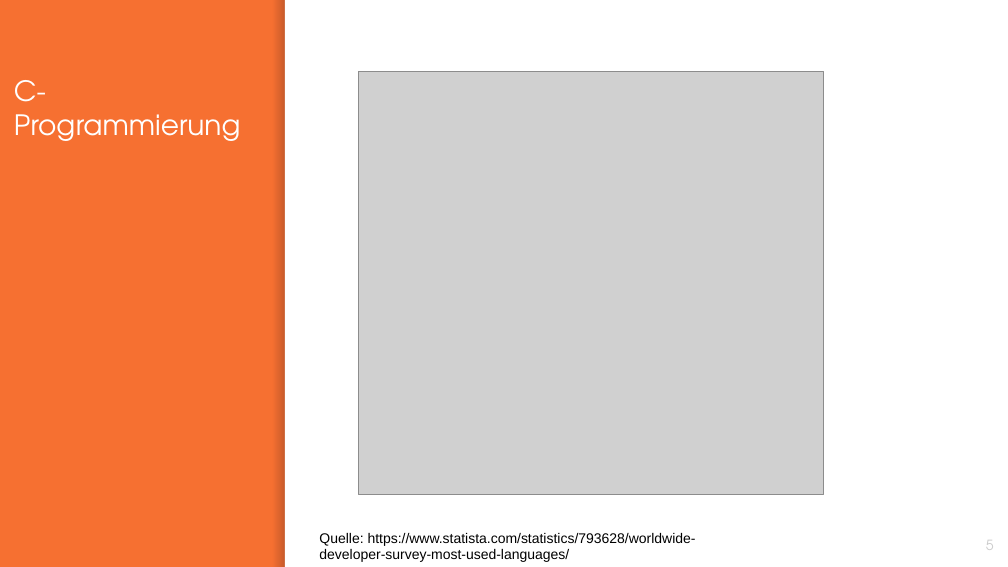
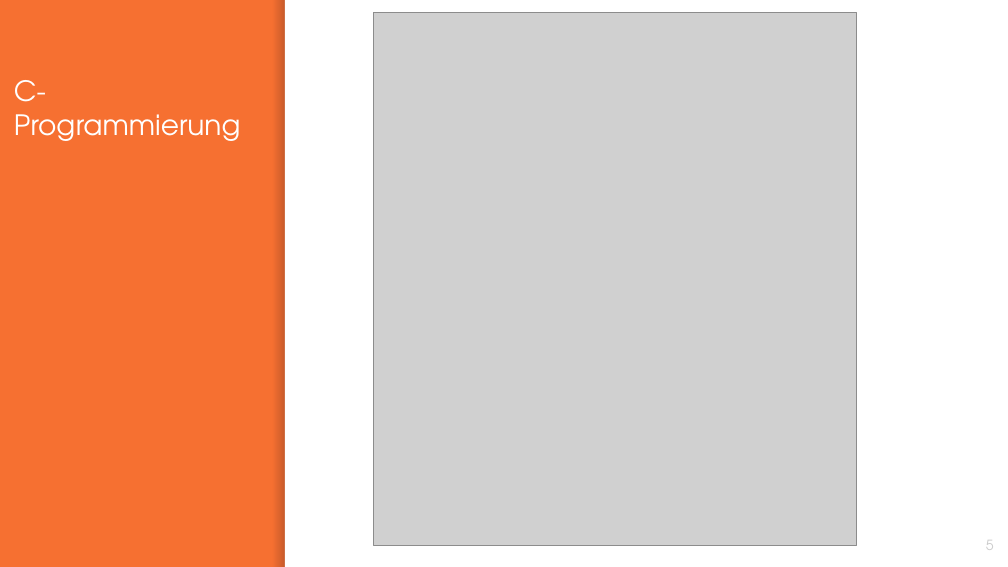
Before and after one commit to franneck94/UdemyC, a slide deck: slide 5 of lectures/ProgrammingLanguageC.pptx. Drawn at 1008x567 pixels with LibreOffice and Linux fonts; fonts in the diff are those of the drawing; grey boxes stand for pictures. Boxes give left, top, right and bottom in pixels: in the first picture for what was removed or moved away, otherwise in the second. Text is boxed around its words. In the diff, an @@ line names an element or a change of style, - is before the commit and + after.

Commit message:
up

```diff
--- a/lectures/ProgrammingLanguageC.pptx
+++ b/lectures/ProgrammingLanguageC.pptx
@@ picture: place and size @@
-picture at (358, 72, 824, 495)
+picture at (374, 12, 857, 545)
@@ text removed at (319, 533, 696, 562) @@
-Quelle: https://www.statista.com/statistics/793628/worldwide-developer-survey-most-used-languages/
```
